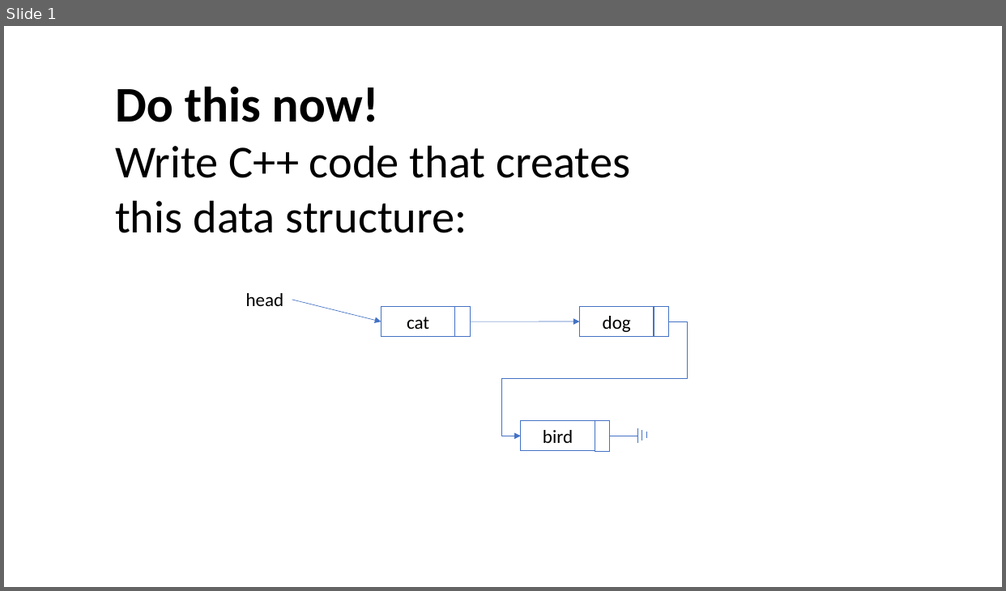
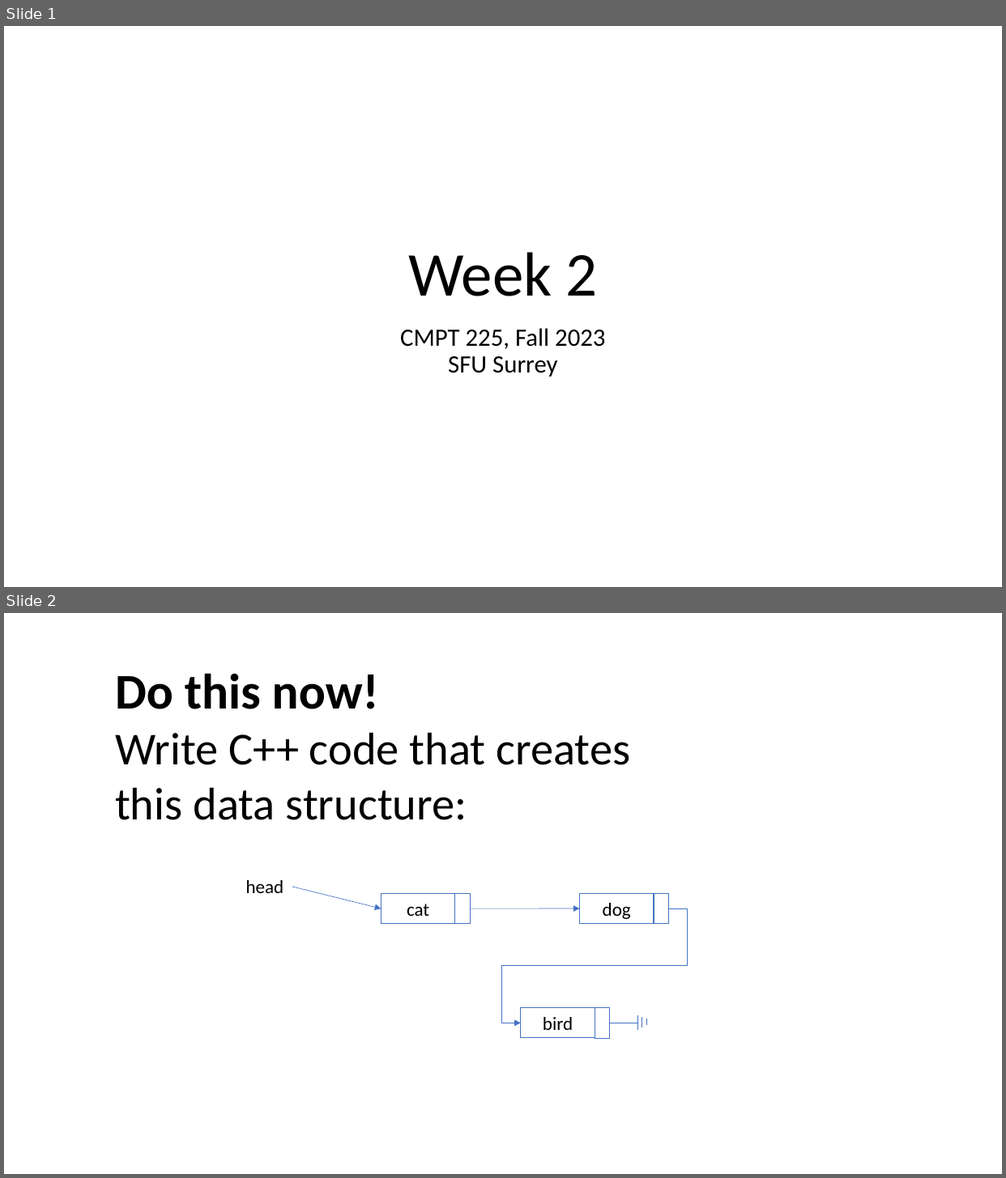
Before and after one commit to tjd1234/cmpt225fall2023, a slide deck: lecture_notes/week2/linked_list_intro.pptx. Shown one above the other, each under a label of ours: slide 1 before the commit, slides 1 and 2 after it. The pictures are 1006x591 and 1006x1178 pixels, drawn with LibreOffice and Linux fonts; fonts in the diff are those of the drawing. Boxes give left, top, right and bottom in pixels: in the first picture for what was removed or moved away, otherwise in the second. Text is boxed around its words. In the diff, an @@ line names an element or a change of style, - is before the commit and + after.

```diff
--- a/lecture_notes/week2/linked_list_intro.pptx
+++ b/lecture_notes/week2/linked_list_intro.pptx
@@ slide 1 added at <box>4,26,1002,587</box>, background #FFFFFF @@
@@ title added at <box>408,252,598,297</box>, 60 pt, text #000000 @@
+Week 2
@@ subtitle added at <box>400,328,605,377</box>, 24 pt, text #000000 @@
+CMPT 225, Fall 2023
+SFU Surrey
@@ what was slide 1 is now slide 2 @@
```
Also in this commit, not shown: 11 other files.
